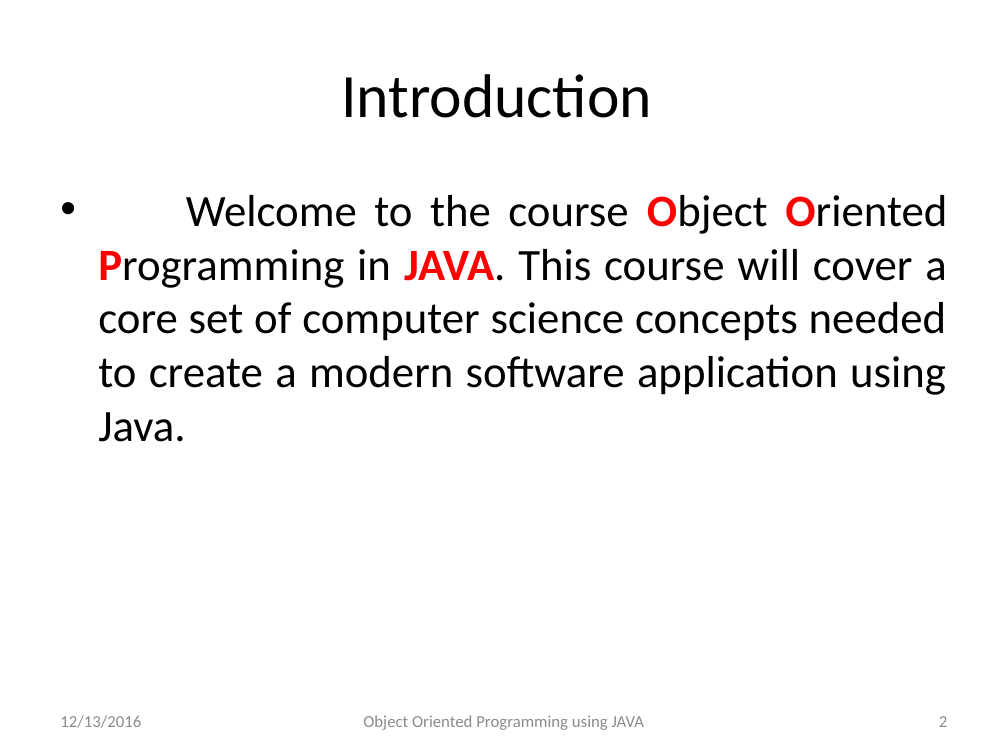
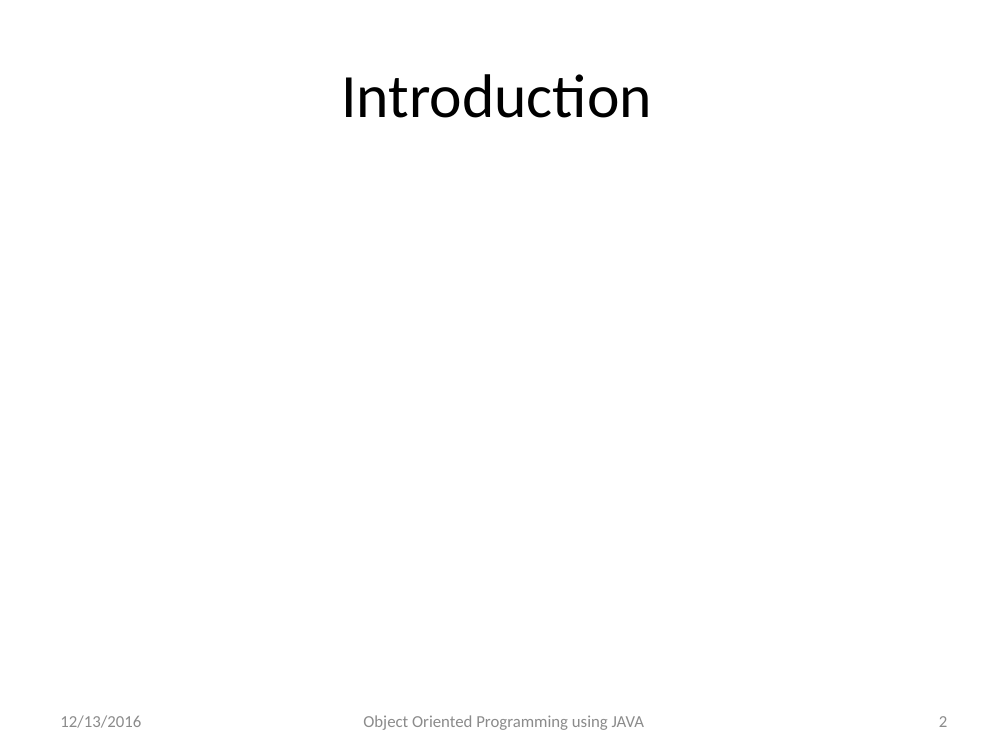
Before and after one commit to kchhipa4u/core-java-step-by-step, a slide deck: slide 2 of src/introduction/introductiontojava.pptx. Drawn at 1008x756 pixels with LibreOffice and Linux fonts; fonts in the diff are those of the drawing. Boxes give left, top, right and bottom in pixels: in the first picture for what was removed or moved away, otherwise in the second. Text is boxed around its words. In the diff, an @@ line names an element or a change of style, - is before the commit and + after.

```diff
--- a/src/introduction/introductiontojava.pptx
+++ b/src/introduction/introductiontojava.pptx
@@ text removed at [98, 195, 947, 442] @@
-• Welcome to the course Object Oriented Programming in JAVA. This course will cover a core set of computer science concepts needed to create a modern software application using Java.
```
Also in this commit, not shown: 17 slides added.
